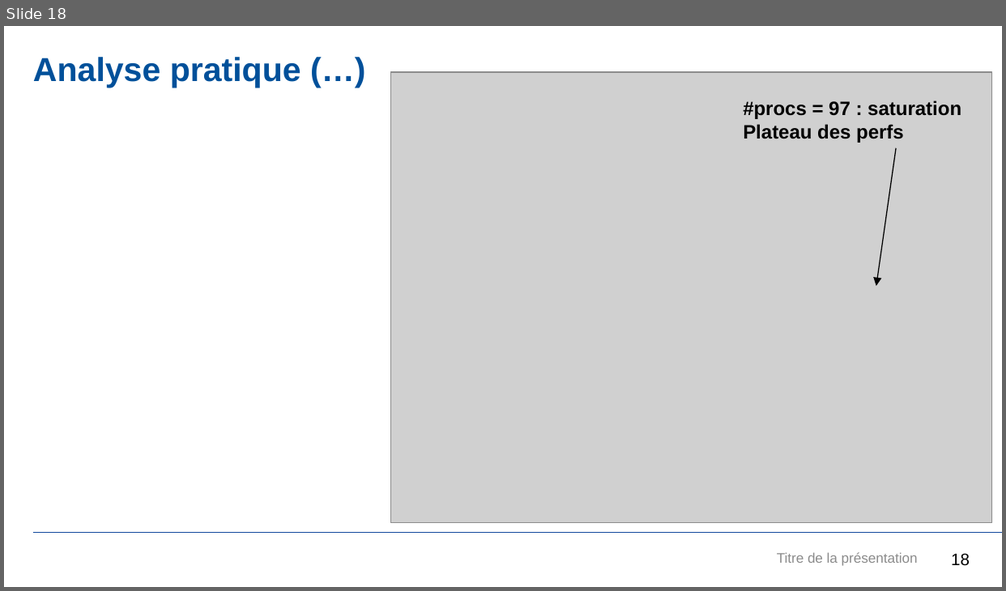
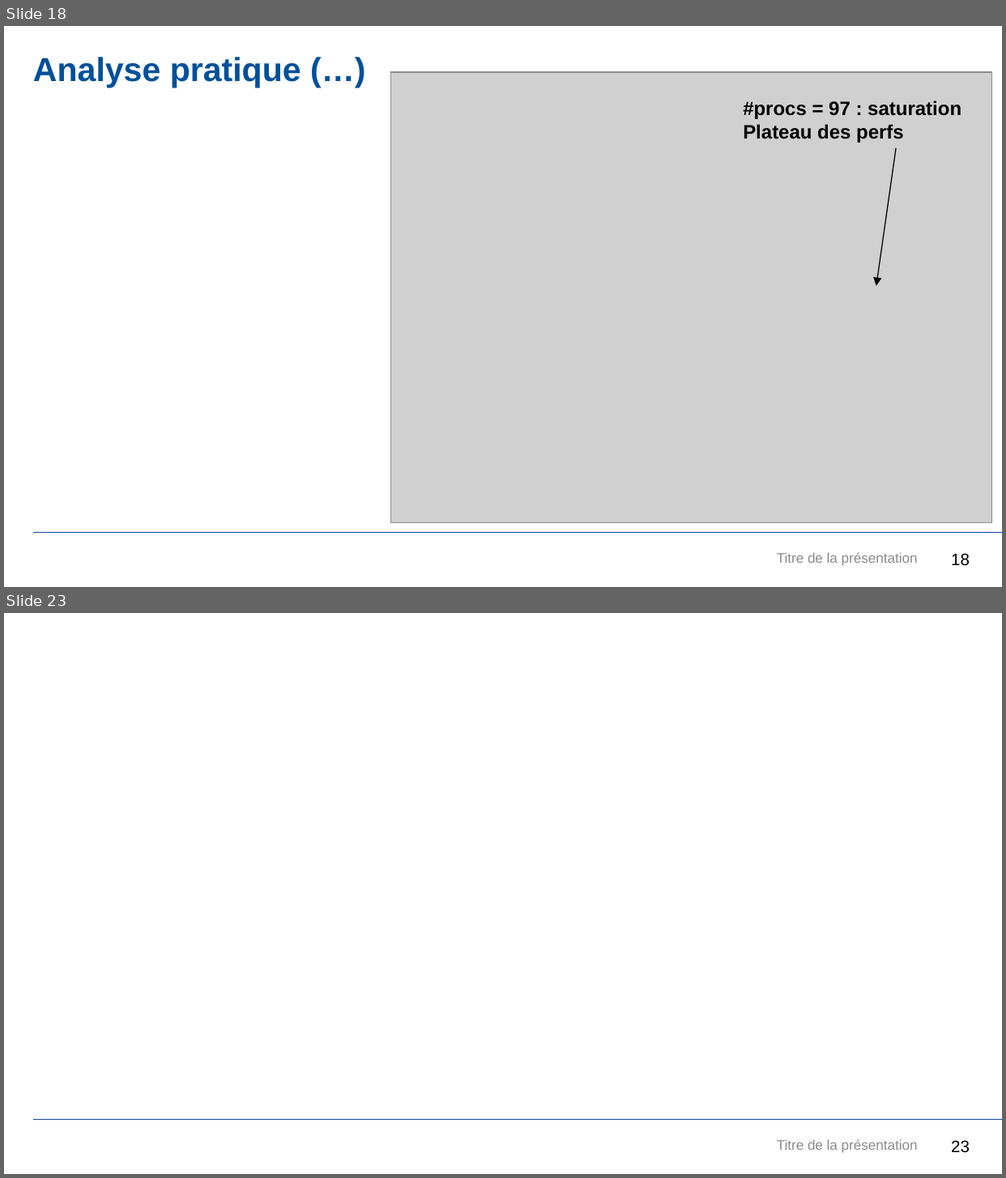
Before and after one commit to JDGaraudEnsta/OS202-2024, a slide deck: OS202.pptx. Shown one above the other, each under a label of ours: slide 18 before the commit, slides 18 and 23 after it; the slides between them are not shown. The pictures are 1006x591 and 1006x1178 pixels, drawn with LibreOffice and Linux fonts; fonts in the diff are those of the drawing; grey boxes stand for pictures; background and template pictures are left out. Boxes give left, top, right and bottom in pixels: in the first picture for what was removed or moved away, otherwise in the second. Text is boxed around its words. In the diff, an @@ line names an element or a change of style, - is before the commit and + after.

```diff
--- a/OS202.pptx
+++ b/OS202.pptx
@@ slide 23 added at bbox=[4, 613, 1002, 1174], background #FFFFFF; not listed: 1 template element that a slide beside it also shows @@
@@ text added at bbox=[777, 1139, 918, 1153], 10 pt, text #8C8C8C @@
+Titre de la présentation
@@ page number added at bbox=[951, 1140, 970, 1153], 12 pt, text #000000 @@
+23
```
Also in this commit, not shown: 2 slides changed, 4 other slides added.
